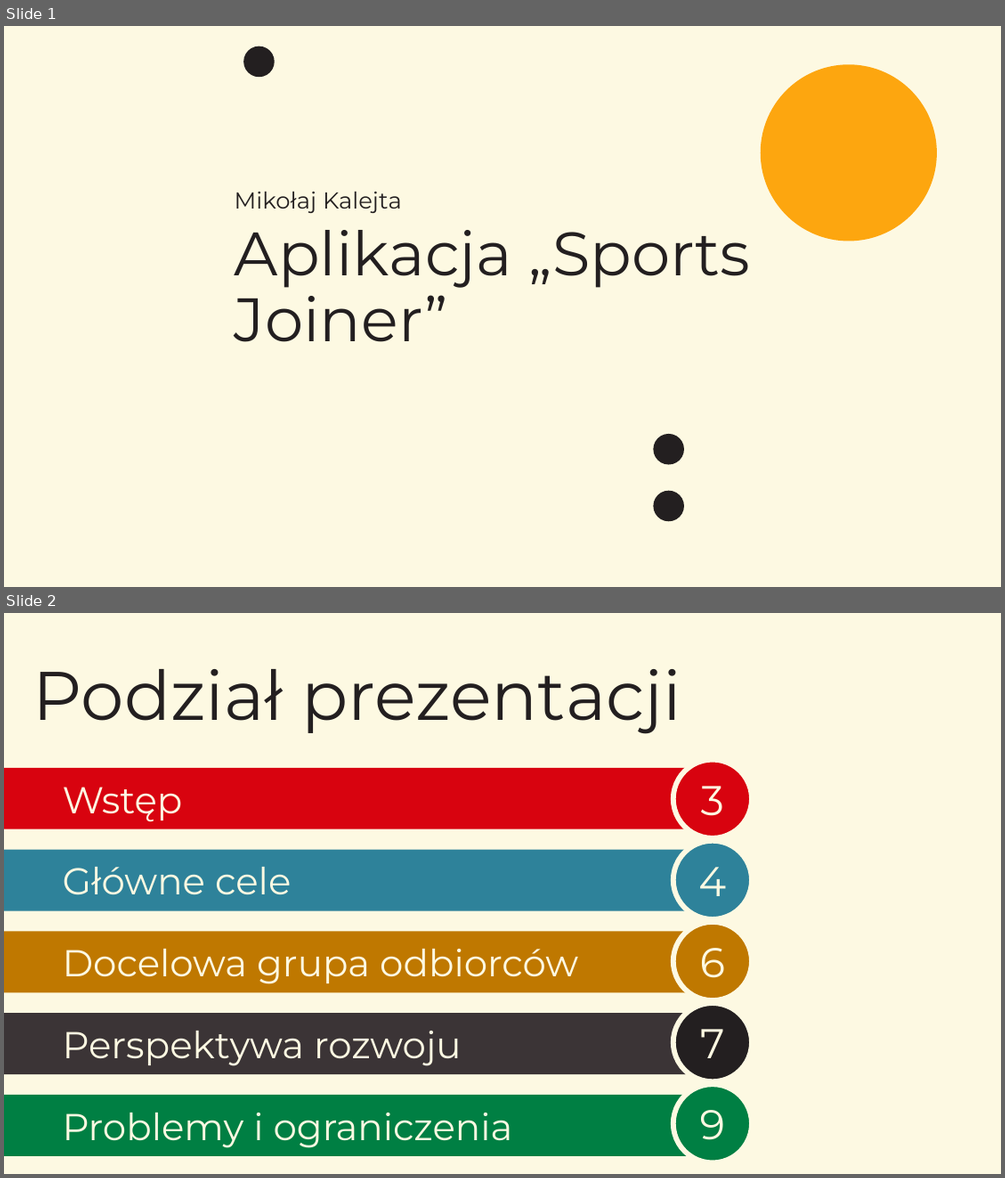
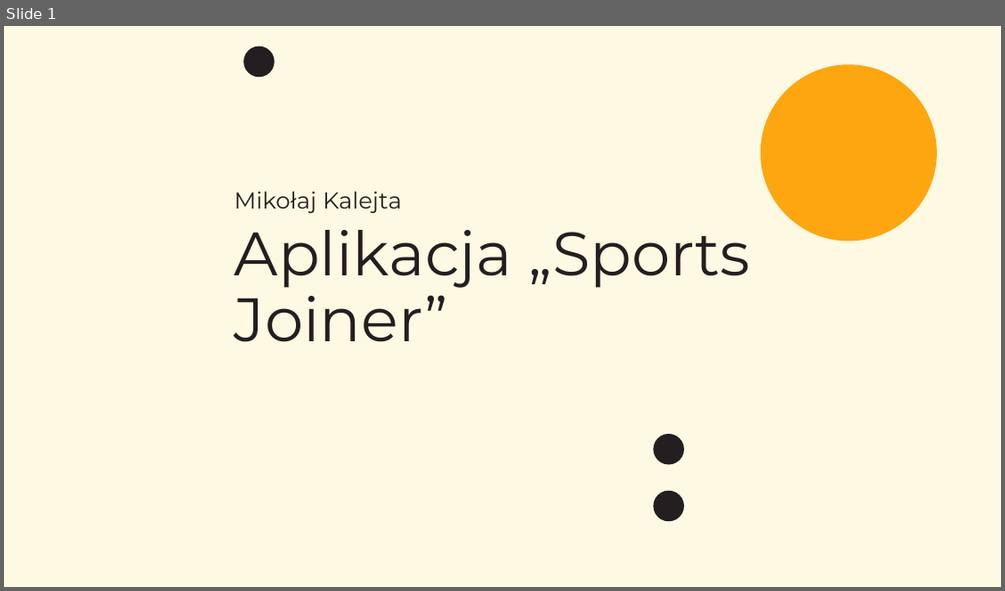
Before and after one commit to mkalejta/wspolczesne_zastosowania_informatyki, a slide deck: Aplikacja Sports Joiner.pptx. Shown one above the other, each under a label of ours: slides 1 and 2 before the commit, slide 1 after it. The pictures are 1005x1178 and 1005x591 pixels, drawn with LibreOffice and Linux fonts; fonts in the diff are those of the drawing; background and template pictures are left out. Boxes give left, top, right and bottom in pixels: in the first picture for what was removed or moved away, otherwise in the second. Text is boxed around its words. In the diff, an @@ line names an element or a change of style, - is before the commit and + after.

```diff
--- a/Aplikacja Sports Joiner.pptx
+++ b/Aplikacja Sports Joiner.pptx
@@ slide 2 removed at [4, 613, 1001, 1174], background #FDF9E2 @@
@@ title removed at [33, 669, 681, 734] @@
-Podział prezentacji
@@ text removed at [4, 768, 712, 829] @@
-Wstęp
@@ text removed at [673, 760, 752, 838] @@
-3
@@ text removed at [4, 850, 712, 910] @@
-Główne cele
@@ text removed at [673, 840, 752, 919] @@
-4
@@ text removed at [4, 931, 705, 992] @@
-Docelowa grupa odbiorców
@@ text removed at [673, 922, 752, 1000] @@
-6
@@ text removed at [673, 1003, 752, 1081] @@
-7
@@ text removed at [4, 1013, 712, 1074] @@
-Perspektywa rozwoju
@@ text removed at [673, 1084, 752, 1163] @@
-9
@@ text removed at [4, 1094, 712, 1156] @@
-Problemy i ograniczenia
```
Also in this commit, not shown: 1 slide changed, 1 slide added.
